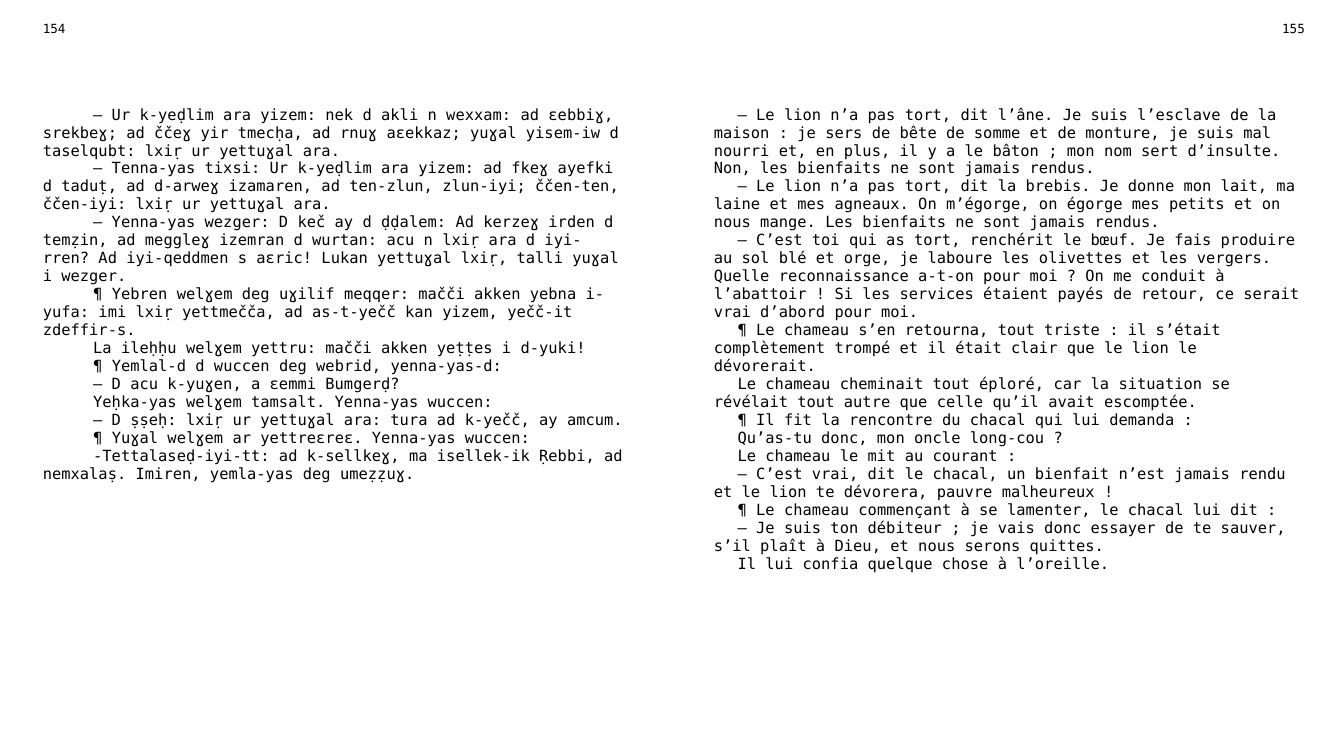
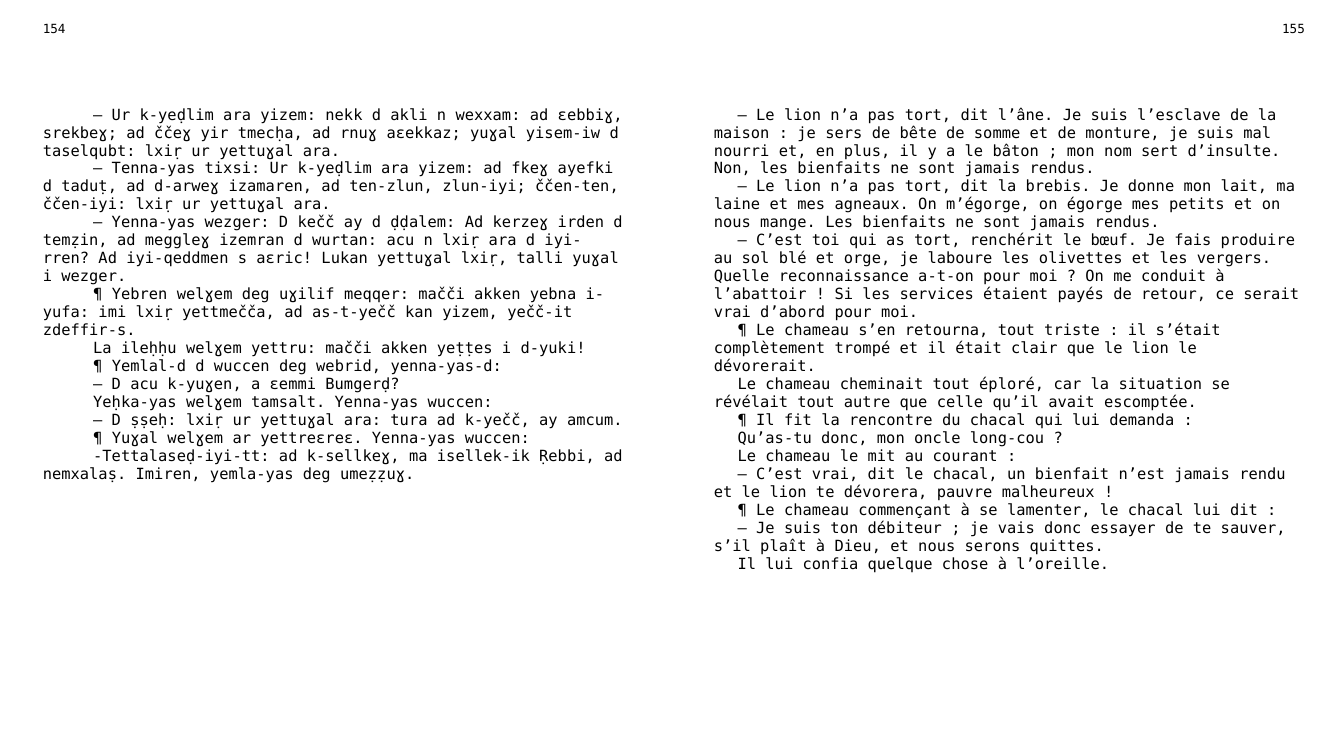
Before and after one commit to sferhah/tamacahut_n_wuccen, a slide deck: slide 75 of Uccen.ConsoleApp/Resources/pptx/uccen.pptx. Drawn at 1344x756 pixels with LibreOffice and Linux fonts; fonts in the diff are those of the drawing. Boxes give left, top, right and bottom in pixels: in the first picture for what was removed or moved away, otherwise in the second. Text is boxed around its words. In the diff, an @@ line names an element or a change of style, - is before the commit and + after.

```diff
--- a/Uccen.ConsoleApp/Resources/pptx/uccen.pptx
+++ b/Uccen.ConsoleApp/Resources/pptx/uccen.pptx
@@ table at (x1=32, y1=16, x2=1315, y2=729) @@
-row 3, column 1: — Ur k-yeḍlim ara yizem: nek d akli n wexxam: ad ɛebbiɣ, srekbeɣ; ad ččeɣ yir tmecḥa, ad rnuɣ aɛekkaz; yuɣal yisem-iw d taselqubt: lxiṛ ur yettuɣal ara. / — Tenna-yas tixsi: Ur k-yeḍlim ara yizem: ad fkeɣ ayefki d taduṭ, ad d-arweɣ izamaren, ad ten-zlun, zlun-iyi; ččen-ten, ččen-iyi: lxiṛ ur yettuɣal ara. / — Yenna-yas wezger: D keč ay d ḍḍalem: Ad kerzeɣ irden d temẓin, ad meggleɣ izemran d wurtan: acu n lxiṛ ara d iyi-rren? Ad iyi-qeddmen s aɛric! Lukan yettuɣal lxiṛ, talli yuɣal i wezger. / ¶ Yebren welɣem deg uɣilif meqqer: mačči akken yebna i-yufa: imi lxiṛ yettmečča, ad as-t-yečč kan yizem, yečč-it zdeffir-s. / La ileḥḥu welɣem yettru: mačči akken yeṭṭes i d-yuki! / ¶ Yemlal-d d wuccen deg webrid, yenna-yas-d: / — D acu k-yuɣen, a ɛemmi Bumgerḍ? / Yeḥka-yas welɣem tamsalt. Yenna-yas wuccen: / — D ṣṣeḥ: lxiṛ ur yettuɣal ara: tura ad k-yečč, ay amcum. / ¶ Yuɣal welɣem ar yettreɛreɛ. Yenna-yas wuccen: / -Tettalaseḍ-iyi-tt: ad k-sellkeɣ, ma isellek-ik Ṛebbi, ad nemxalaṣ. Imiren, yemla-yas deg umeẓẓuɣ.
+row 3, column 1: — Ur k-yeḍlim ara yizem: nekk d akli n wexxam: ad ɛebbiɣ, srekbeɣ; ad ččeɣ yir tmecḥa, ad rnuɣ aɛekkaz; yuɣal yisem-iw d taselqubt: lxiṛ ur yettuɣal ara. / — Tenna-yas tixsi: Ur k-yeḍlim ara yizem: ad fkeɣ ayefki d taduṭ, ad d-arweɣ izamaren, ad ten-zlun, zlun-iyi; ččen-ten, ččen-iyi: lxiṛ ur yettuɣal ara. / — Yenna-yas wezger: D kečč ay d ḍḍalem: Ad kerzeɣ irden d temẓin, ad meggleɣ izemran d wurtan: acu n lxiṛ ara d iyi-rren? Ad iyi-qeddmen s aɛric! Lukan yettuɣal lxiṛ, talli yuɣal i wezger. / ¶ Yebren welɣem deg uɣilif meqqer: mačči akken yebna i-yufa: imi lxiṛ yettmečča, ad as-t-yečč kan yizem, yečč-it zdeffir-s. / La ileḥḥu welɣem yettru: mačči akken yeṭṭes i d-yuki! / ¶ Yemlal-d d wuccen deg webrid, yenna-yas-d: / — D acu k-yuɣen, a ɛemmi Bumgerḍ? / Yeḥka-yas welɣem tamsalt. Yenna-yas wuccen: / — D ṣṣeḥ: lxiṛ ur yettuɣal ara: tura ad k-yečč, ay amcum. / ¶ Yuɣal welɣem ar yettreɛreɛ. Yenna-yas wuccen: / -Tettalaseḍ-iyi-tt: ad k-sellkeɣ, ma isellek-ik Ṛebbi, ad nemxalaṣ. Imiren, yemla-yas deg umeẓẓuɣ.
```
Also in this commit, not shown: 21 other slides changed, 7 other files.
